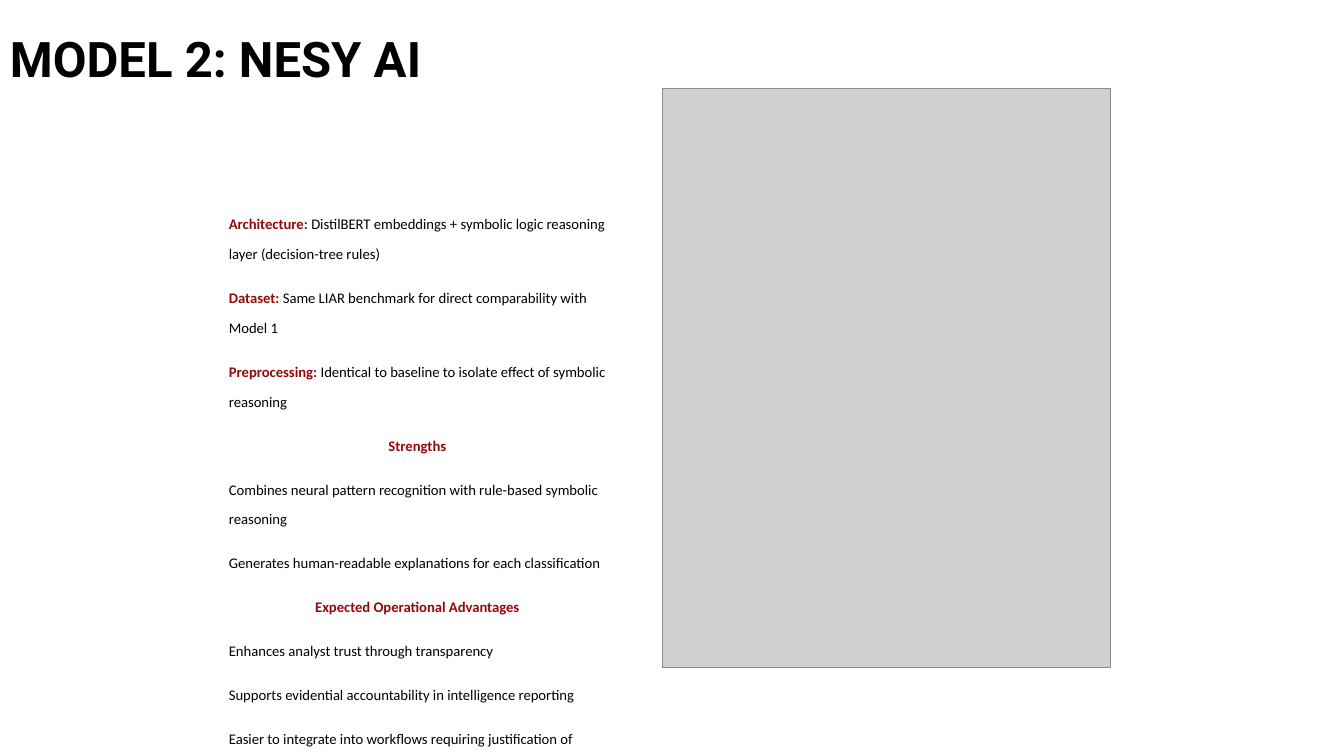
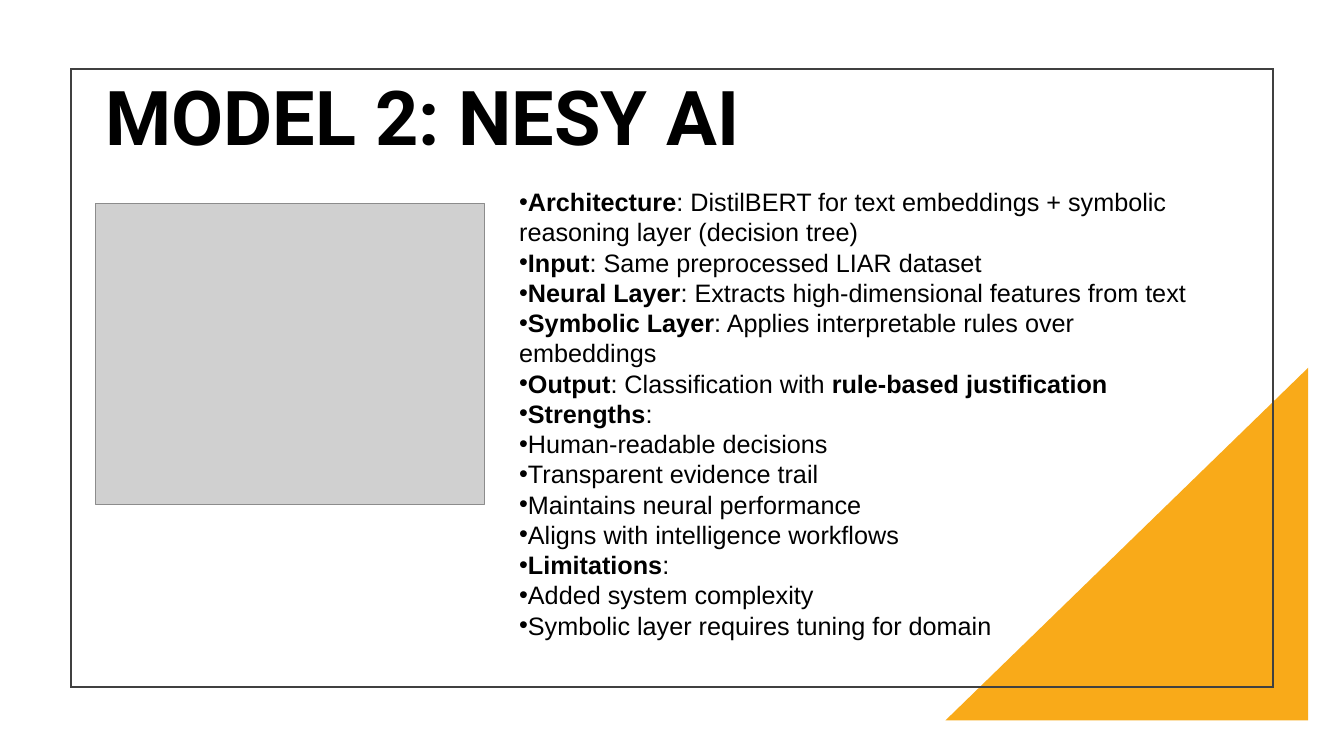
Before and after one commit to omsinj/neysyAI, a slide deck: slide 15 of Nesy.pptx (slide 16 before the commit). Drawn at 1344x756 pixels with LibreOffice and Linux fonts; fonts in the diff are those of the drawing; grey boxes stand for pictures. Boxes give left, top, right and bottom in pixels: in the first picture for what was removed or moved away, otherwise in the second. Text is boxed around its words. In the diff, an @@ line names an element or a change of style, - is before the commit and + after.

```diff
--- a/Nesy.pptx
+++ b/Nesy.pptx
@@ rectangle added at (71, 69, 1273, 687), outline #404040 1.5 pt @@
@@ title "MODEL 2: NESY AI": place and size @@
-title "MODEL 2: NESY AI" at (10, 41, 421, 78)
+title "MODEL 2: NESY AI" at (105, 90, 739, 146)
@@ title "MODEL 2: NESY AI" at (105, 90, 739, 146): size 35 to 54 pt @@
@@ picture: place and size @@
-picture at (662, 88, 1111, 667)
+picture at (96, 204, 485, 504)
@@ text added at (519, 192, 1186, 640), 18 pt, text #000000 @@
+• Architecture: DistilBERT for text embeddings + symbolic reasoning layer (decision tree)
+• Input: Same preprocessed LIAR dataset
+• Neural Layer: Extracts high-dimensional features from text
+• Symbolic Layer: Applies interpretable rules over embeddings
+• Output: Classification with rule-based justification
+• Strengths:
+• Human-readable decisions
+• Transparent evidence trail
+• Maintains neural performance
+• Aligns with intelligence workflows
+• Limitations:
+• Added system complexity
+• Symbolic layer requires tuning for domain
@@ text removed at (229, 248, 605, 747) @@
-Architecture: DistilBERT embeddings + symbolic logic reasoning layer (decision-tree rules)
-Dataset: Same LIAR benchmark for direct comparability with Model 1
-Preprocessing: Identical to baseline to isolate effect of symbolic reasoning
-Strengths
-Combines neural pattern recognition with rule-based symbolic reasoning
-Generates human-readable explanations for each classification
-Expected Operational Advantages
-Enhances analyst trust through transparency
-Supports evidential accountability in intelligence reporting
-Easier to integrate into workflows requiring justification of outputs
@@ right triangle added at (946, 368, 1309, 721), fill #F9AA19 @@
```
Also in this commit, not shown: 10 other slides changed, 4 slides added, 4 slides removed.
